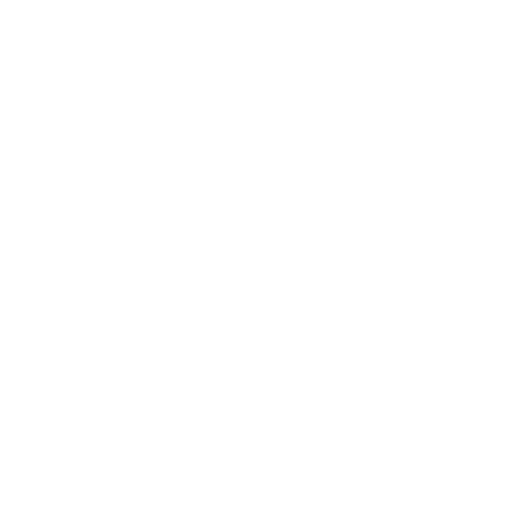
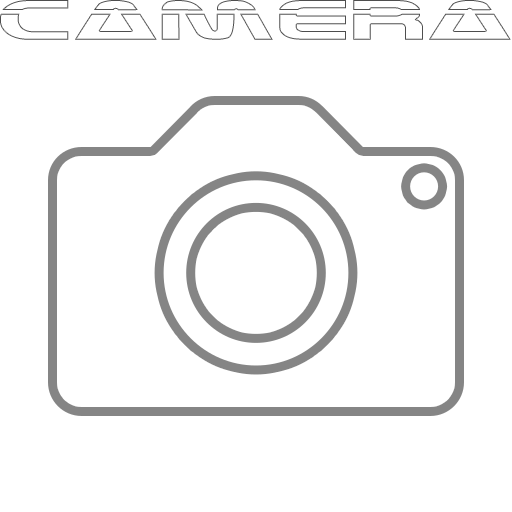
Two versions of the same layered image (512 x 512). Layer-by-layer changes:
added layer "Camera" above "Layer 0" over [0, 0, 511, 40]
